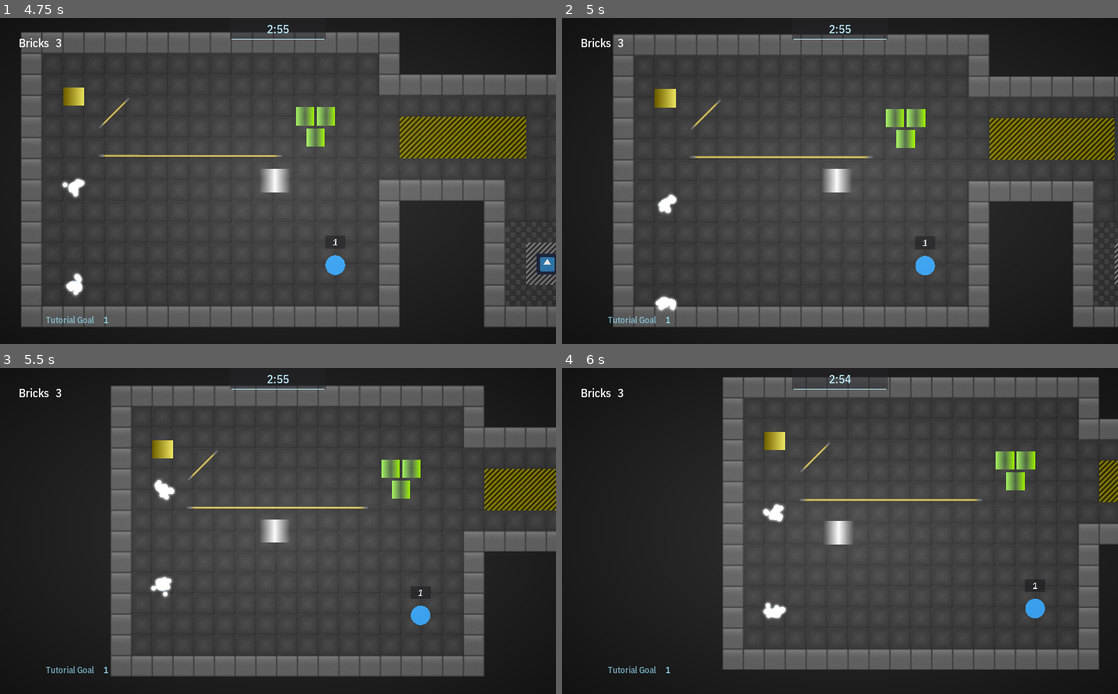
Above: before the commit, frames 1-4 (two rows, left to right).
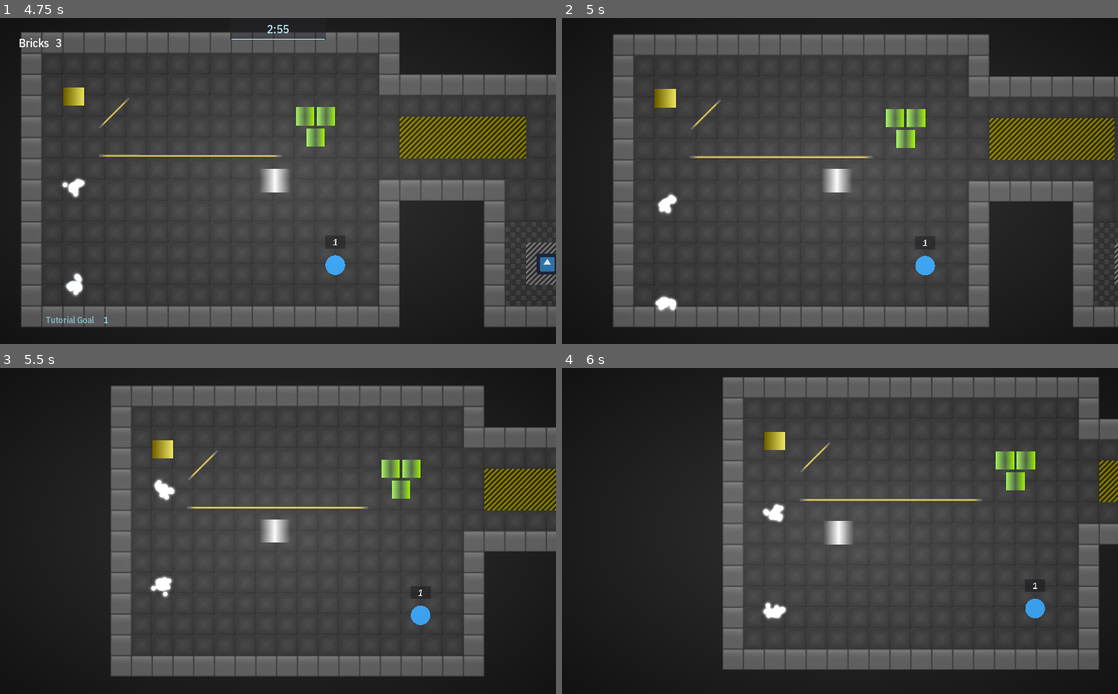
Above: after the commit, the same moments.

Repository: Calinou/escape-space
Game: Godot game, scene res://menu/menu.tscn
The game is run twice, just before and just after one commit, with the same random seed, the same clock (stepped at 60 frames per second) and the same inputs. The engine's default icon, where the game draws it, is replaced by a stand-in: a white triangle on a blue panel in a dark square. Sound files missing from this copy of the repository are replaced by a short silence.
Inputs (mouse positions are in pixels of both pictures, inside the frame that each line leads up to):
- Up to frame 1 (4.75 s): click "Play" at 0.5 s; tap Enter at 1.25 s; move the mouse to (400, 164) at 1.27 s; hold Right (move_right) 1.28-2.03 s; move the mouse to (166, 197) at 2.02 s; hold Down (move_down) 2.03-2.78 s; move the mouse to (333, 109) at 2.77 s; hold Right (move_right) 2.78-3.53 s; move the mouse to (250, 246) at 3.52 s; hold Up (move_up) 3.53-4.28 s; move the mouse to (444, 229) at 4.27 s; hold Left (move_left) from 4.28 s (still down)
- Up to frame 2 (5 s): keep holding Left (move_left); tap F1 (toggle_hud) at 4.9 s
- Up to frame 3 (5.5 s): keep holding Left (move_left); move the mouse to (111, 482) at 5.02 s
- Up to frame 4 (6 s): move the mouse to (867, 531) at 5.77 s; release Left (move_left) at 5.78 s; hold Down (move_down) from 5.78 s (still down)

Frame 1 is identical in both runs. In frame 2, 0.5% of the frame differs, in the area x 3-59%, y 2-94%; in frame 3, 0.4%; in frame 4, 0.8%.

Commit message:
Toggle HUD when pressing F1

Diff:
--- a/game/hud/hud.gd
+++ b/game/hud/hud.gd
@@ -10,6 +10,11 @@
 onready var preloader := $ResourcePreloader as ResourcePreloader
 onready var goal_scene := preloader.get_resource("goal") as PackedScene
 onready var time_gradient := preloader.get_resource("time_gradient") as Gradient
+
+func _input(event: InputEvent) -> void:
+	if event.is_action_pressed("toggle_hud"):
+		for node in get_tree().get_nodes_in_group("can_hide"):
+			node.visible = !node.visible
 
 func _on_bricks_changed(value: int) -> void:
 	update_bricks(value)
--- a/game/hud/hud.tscn
+++ b/game/hud/hud.tscn
@@ -45,7 +45,9 @@
 "_edit_lock_": true
 }
 
-[node name="Vitals" type="VBoxContainer" parent="."]
+[node name="Vitals" type="VBoxContainer" parent="." groups=[
+"can_hide",
+]]
 margin_left = 1.0
 margin_right = 961.0
 margin_bottom = 536.0
@@ -67,14 +69,18 @@
 margin_bottom = 31.0
 text = "0"
 
-[node name="Goals" type="VBoxContainer" parent="."]
+[node name="Goals" type="VBoxContainer" parent="." groups=[
+"can_hide",
+]]
 anchor_top = 1.0
 anchor_bottom = 1.0
 margin_top = -188.0
 margin_right = 168.0
 alignment = 2
 
-[node name="Time" type="Panel" parent="."]
+[node name="Time" type="Panel" parent="." groups=[
+"can_hide",
+]]
 self_modulate = Color( 1, 1, 1, 0.501961 )
 anchor_left = 0.5
 anchor_right = 0.5
Not shown: 2 places in game/hud/hud.tscn that only renumber resources
